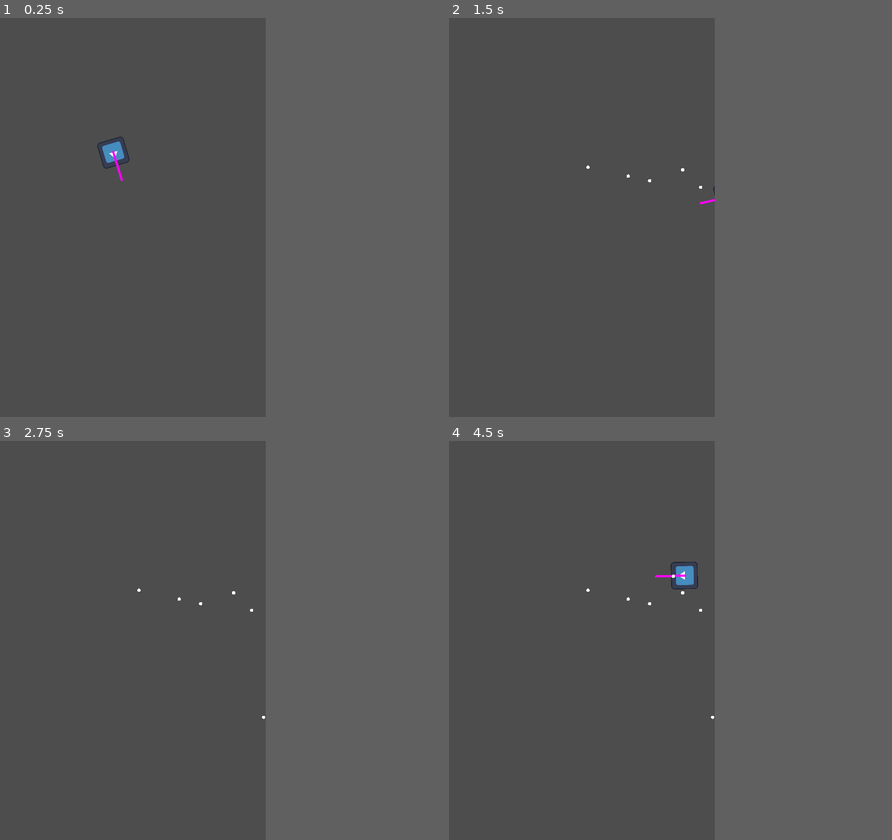
Above: before the commit, frames 1-4 (two rows, left to right).
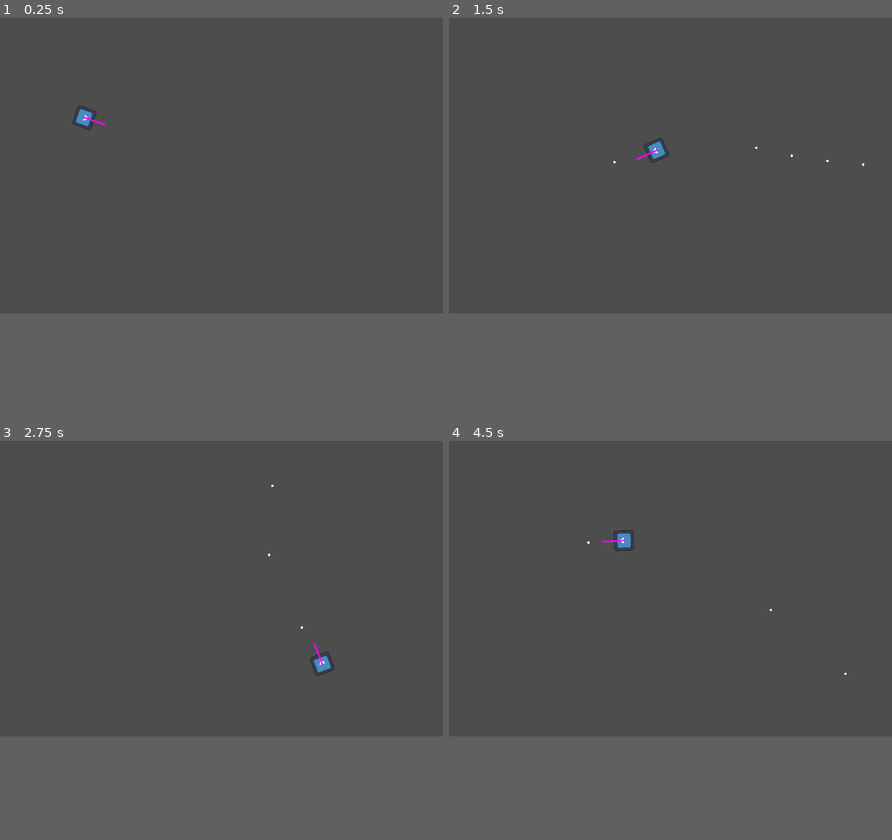
Above: after the commit, the same moments.

Repository: lol-boi/basic-game
Game: Godot game, scene res://player.tscn
Two runs of this game, one before a commit and one after it. Both use one fixed random seed, a clock stepped at 60 frames per second and the inputs below. The engine's default icon, where the game draws it, is replaced by a stand-in: a white triangle on a blue panel in a dark square.
Inputs (mouse positions are in pixels of both pictures, inside the frame that each line leads up to):
- Up to frame 1 (0.25 s): no input
- Up to frame 2 (1.5 s): tap Enter at 0.5 s; move the mouse to (639, 197) at 0.52 s; press the mouse at (639, 197) at 0.53 s; hold D (move_right) 0.53-1.28 s; move the mouse to (528, 237) at 1.27 s; release the mouse at (528, 237) at 1.28 s; hold S (move_down) from 1.28 s (still down); click (528, 237) at 1.35 s
- Up to frame 3 (2.75 s): move the mouse to (159, 552) at 2.02 s; release S (move_down) at 2.03 s; press the mouse at (159, 552) at 2.03 s; hold D (move_right) from 2.03 s (still down)
- Up to frame 4 (4.5 s): move the mouse to (568, 720) at 2.77 s; release D (move_right) at 2.78 s; release the mouse at (568, 720) at 2.78 s; hold W (move_up) 2.78-3.53 s; click (568, 720) at 2.85 s; move the mouse to (661, 700) at 3.52 s; press the mouse at (661, 700) at 3.53 s; hold A (move_left) from 3.53 s (still down); move the mouse to (502, 580) at 4.27 s; release the mouse at (502, 580) at 4.28 s; click (502, 580) at 4.35 s
In our replay, the window is 480x720 before the commit and 800x533 after it. These sizes can differ from the game's own. Grey fills any space a smaller window leaves; there, only what the larger window draws over its background counts as a difference.

The runs differ from the first frame. In frame 1, 0.4% of the frame differs, in the area x 16-30%, y 21-41%; in frame 2, 0.2%; in frame 3, 0.2%; in frame 4, 0.5%, in the area x 31-90%, y 22-70%.

Commit message:
add cusotm cursor for aiming

Diff:
--- a/player.tscn
+++ b/player.tscn
@@ -1,36 +1,36 @@
 [gd_scene load_steps=5 format=3 uid="uid://dteobuff2unhx"]
 
 [ext_resource type="Texture2D" uid="uid://b7f76lxgo2h73" path="res://icon.svg" id="1_3x7ki"]
-[ext_resource type="Script" path="res://CharacterBody2D.gd" id="1_6s35o"]
-[ext_resource type="PackedScene" uid="uid://butqdnf54nauh" path="res://bullet.tscn" id="2_k4y5x"]
+[ext_resource type="Script" path="res://scripts/player.gd" id="1_vimf4"]
+[ext_resource type="PackedScene" uid="uid://butqdnf54nauh" path="res://scenes/bullet.tscn" id="2_7fbmn"]
 
 [sub_resource type="PlaceholderTexture2D" id="PlaceholderTexture2D_qbox3"]
 
 [node name="Node2D" type="Node2D"]
 position = Vector2(252, 388)
 
-[node name="CharacterBody2D" type="CharacterBody2D" parent="."]
+[node name="player" type="CharacterBody2D" parent="."]
 position = Vector2(-47, -145)
-script = ExtResource("1_6s35o")
-Bullet = ExtResource("2_k4y5x")
+script = ExtResource("1_vimf4")
+Bullet = ExtResource("2_7fbmn")
 
-[node name="CollisionPolygon2D" type="CollisionPolygon2D" parent="CharacterBody2D"]
+[node name="CollisionPolygon2D" type="CollisionPolygon2D" parent="player"]
 position = Vector2(-22, 32)
 rotation = -1.57341
 scale = Vector2(0.682379, 0.558597)
 polygon = PackedVector2Array(10.2429, 7.19345, 46.8181, 35.9533, 83, 7, 83, 64, 49.6229, 95.039, 11, 66)
 
-[node name="Icon" type="Sprite2D" parent="CharacterBody2D"]
+[node name="Icon" type="Sprite2D" parent="player"]
 position = Vector2(-0.141149, 0.244937)
 rotation = 1.57125
 scale = Vector2(0.38664, 0.380623)
 texture = ExtResource("1_3x7ki")
 
-[node name="Sprite2D" type="Sprite2D" parent="CharacterBody2D"]
+[node name="Sprite2D" type="Sprite2D" parent="player"]
 position = Vector2(25, 0)
 rotation = 1.56536
 scale = Vector2(-4, -56)
 texture = SubResource("PlaceholderTexture2D_qbox3")
 
-[node name="Bulletpos" type="Marker2D" parent="CharacterBody2D"]
+[node name="Bulletpos" type="Marker2D" parent="player"]
 position = Vector2(53, 0)
--- a/project.godot
+++ b/project.godot
@@ -17,7 +17,7 @@
 
 [display]
 
-window/size/viewport_width=480
+window/size/viewport_width=1080
 window/size/viewport_height=720
 window/stretch/mode="canvas_items"
 
--- a/bullet.tscn
+++ b/scenes/bullet.tscn
@@ -1,6 +1,6 @@
 [gd_scene load_steps=4 format=3 uid="uid://butqdnf54nauh"]
 
-[ext_resource type="Script" path="res://bullet.gd" id="1_xytjo"]
+[ext_resource type="Script" path="res://scripts/bullet.gd" id="1_wfefl"]
 
 [sub_resource type="CircleShape2D" id="CircleShape2D_n4g6n"]
 radius = 3.0
@@ -10,7 +10,7 @@
 height = 6.0
 
 [node name="Bullet" type="Area2D"]
-script = ExtResource("1_xytjo")
+script = ExtResource("1_wfefl")
 
 [node name="CollisionShape2D" type="CollisionShape2D" parent="."]
 shape = SubResource("CircleShape2D_n4g6n")
--- a/CharacterBody2D.gd
+++ b/scripts/player.gd
@@ -4,15 +4,15 @@
 @export var Bullet: PackedScene
 @export var actual_rate = 0.2
 var timer = 0
+var arrow = load("res://resources/art/arrow.png")
+
+
 
 func get_input():
 	var input_dir_vector = Input.get_vector("move_left", "move_right", "move_up", "move_down") #gets the direction vector
 	velocity = input_dir_vector.normalized() * speed  #moves the player based on dir_vector and speed
 
-func _physics_process(delta):
-	timer +=delta
-	get_input()
-	# condition and timming for the bullet to come out from gun
+func shoot ():
 	if Input.get_action_raw_strength("Shoot") && timer >=actual_rate :
 		#calling the bullet node which we created
 		var me = Bullet.instantiate()
@@ -20,7 +20,17 @@
 		add_sibling(me)
 		#position of the bullet
 		me.global_position = get_node("Bulletpos").get("global_position")
-		#me.set("ar_dr", (get_global_mouse_position() - self.global_position).normalized())
+		me.set("ar_dr", (get_global_mouse_position() - self.global_position).normalized())
 		timer = 0
+
+func _ready():
+	Input.set_custom_mouse_cursor(arrow)
+
+
+func _physics_process(delta):
+	timer +=delta
+	get_input()
+	# condition and timming for the bullet to come out from gun
+	shoot()
 	look_at(get_global_mouse_position())  # allows for the sprite to look torwards the curosr
 	move_and_slide() # not defined yet
Not shown, removed: art/House In a Forest Loop.ogg.import
Binary file removed: art/enemyFlyingAlt_1.png
Not shown, removed: art/enemyFlyingAlt_1.png.import
Binary file removed: art/enemyFlyingAlt_2.png
Binary file removed: art/enemySwimming_1.png
Not shown, removed: art/enemySwimming_1.png.import
Binary file removed: art/enemySwimming_2.png
Not shown, removed: art/enemySwimming_2.png.import
Binary file removed: art/enemyWalking_1.png
Not shown, removed: art/enemyWalking_1.png.import
Binary file removed: art/enemyWalking_2.png
Not shown, removed: art/enemyWalking_2.png.import
(and 15 more such lines)
